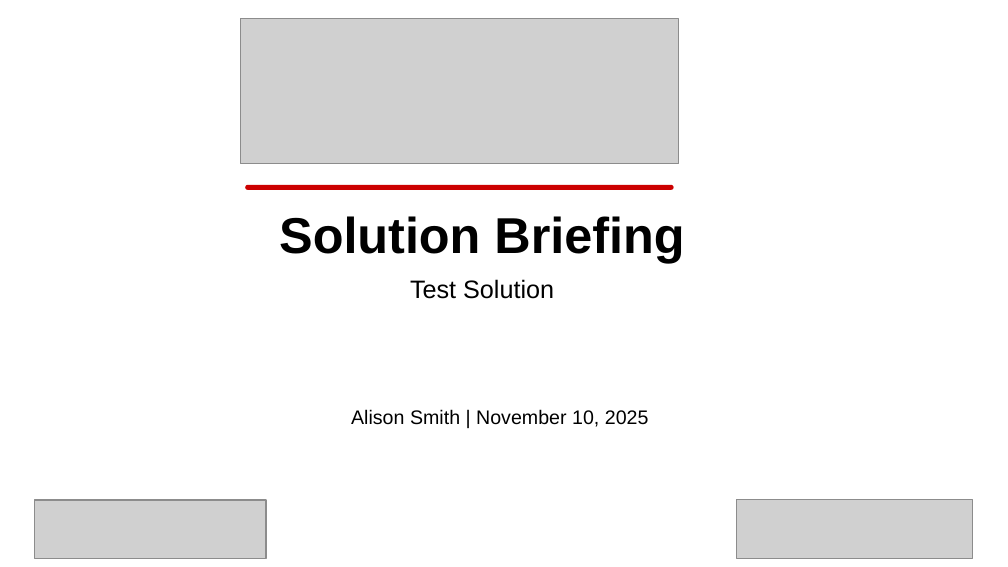
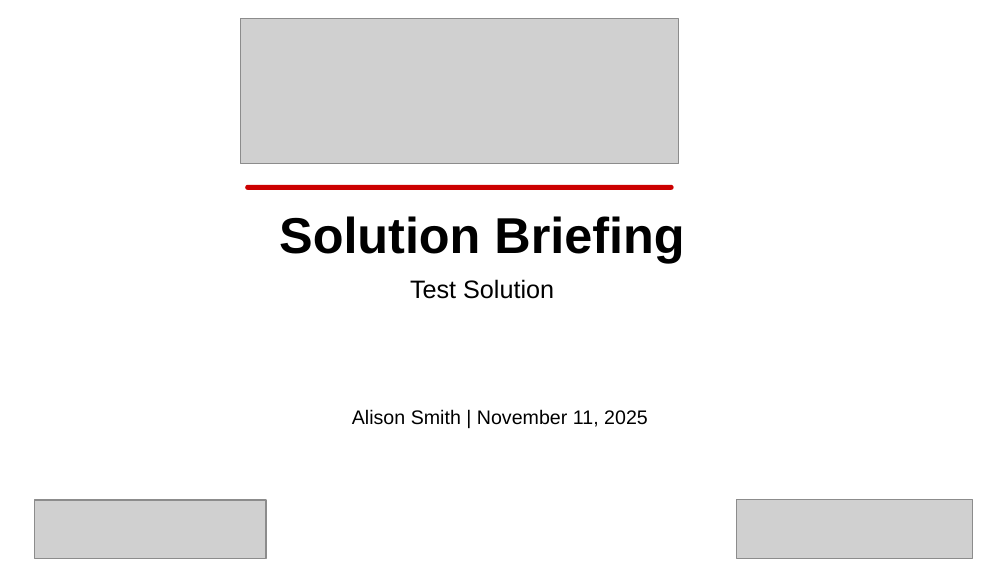
Before and after one commit to eoframework/solutions, a slide deck: slide 1 of solution-template/sample-provider/sample-category/sample-solution/presales/solution-briefing.pptx. Drawn at 1008x567 pixels with LibreOffice and Linux fonts; fonts in the diff are those of the drawing; grey boxes stand for pictures; background and template pictures are left out. Boxes give left, top, right and bottom in pixels: in the first picture for what was removed or moved away, otherwise in the second. Text is boxed around its words. In the diff, an @@ line names an element or a change of style, - is before the commit and + after.

```diff
--- a/solution-template/sample-provider/sample-category/sample-solution/presales/solution-briefing.pptx
+++ b/solution-template/sample-provider/sample-category/sample-solution/presales/solution-briefing.pptx
@@ text at bbox=[352, 409, 648, 427]: text changed @@
-Alison Smith | November 10, 2025
+Alison Smith | November 11, 2025
```
Also in this commit, not shown: 16 other files.
